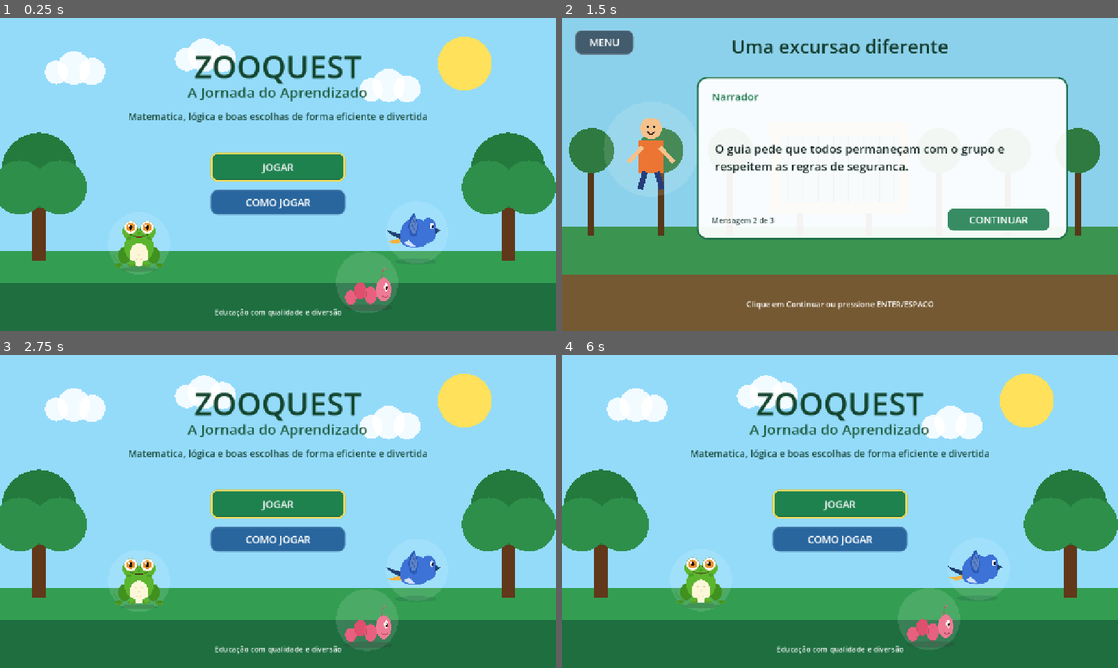
Above: before the commit, frames 1-4 (two rows, left to right).
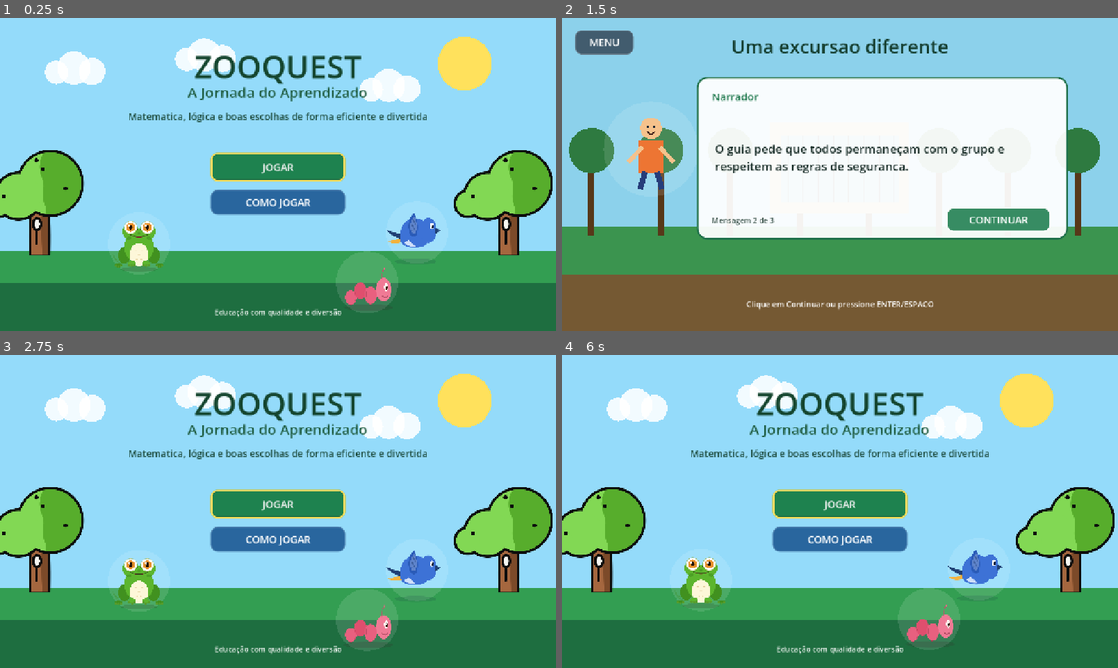
Above: after the commit, the same moments.

Repository: PedroZaupaUni/ZooQuest_Godot
Game: Godot game, scene res://core/main.tscn
Two runs of this game, one before a commit and one after it. Both use one fixed random seed, a clock stepped at 60 frames per second and the inputs below.
Inputs (mouse positions are in pixels of both pictures, inside the frame that each line leads up to):
- Up to frame 1 (0.25 s): no input
- Up to frame 2 (1.5 s): click "JOGAR" at 0.5 s; click "CONTINUAR" at 1.25 s
- Up to frame 3 (2.75 s): click "MENU" at 2 s
- Up to frame 4 (6 s): click "JOGAR" at 2.75 s; tap Enter (ui_accept) at 3.5, 3.77, 4.07, 4.52, 4.82 s; move the mouse to (962, 495) at 3.52 s; hold Right (ui_right) 3.53-4.28 s; tap 1 at 3.6 s; click (962, 495) at 3.67 s; move the mouse to (706, 533) at 4.27 s; hold Down (ui_down) 4.28-5.03 s; tap 2 at 4.35 s; click (706, 533) at 4.42 s; move the mouse to (840, 520) at 5.02 s; hold Right (ui_right) 5.03-5.75 s; tap 3 at 5.1 s; click (840, 520) at 5.17 s; click "MENU" at 5.75 s

The runs differ from the first frame. In frame 1, 8.3% of the frame differs, in the area x 0-100%, y 36-78%; in frame 2, nothing differs; in frame 3, 8.3%; in frame 4, 8.3%.

Commit message:
feat: integrate final gameplay polish and randomized answers

Diff:
--- /dev/null
+++ b/assets/icons/tree_icon.svg
@@ -0,0 +1,72 @@
+<svg xmlns="http://www.w3.org/2000/svg" viewBox="0 0 512 512" width="512" height="512">
+  <defs>
+    <!-- Silhueta da copa (uniao das 3 bolhas), usada pra "cortar" o sombreado
+         escuro sem vazar pra fora do contorno -->
+    <clipPath id="copaClip">
+      <circle cx="300" cy="185" r="122"/>
+      <circle cx="175" cy="235" r="87"/>
+      <circle cx="98" cy="265" r="47"/>
+    </clipPath>
+    <clipPath id="troncoClip">
+      <path d="M 226 466
+               C 224 402 224 320 232 258
+               C 236 230 244 212 258 200
+               C 272 212 280 230 284 258
+               C 292 320 292 402 290 466 Z"/>
+    </clipPath>
+  </defs>
+
+  <!-- ===================== TRONCO ===================== -->
+  <!-- contorno preto (mesma silhueta, levemente maior) -->
+  <path d="M 216 470
+           C 214 402 214 316 223 251
+           C 227 220 237 199 258 185
+           C 279 199 289 220 293 251
+           C 302 316 302 402 300 470 Z"
+        fill="#0c0c0c"/>
+  <!-- corpo marrom -->
+  <path d="M 226 466
+           C 224 402 224 320 232 258
+           C 236 230 244 212 258 200
+           C 272 212 280 230 284 258
+           C 292 320 292 402 290 466 Z"
+        fill="#a5673f"/>
+  <!-- sombreado mais escuro do lado direito -->
+  <path d="M 258 195 L 330 195 L 330 470 L 268 470 Z" fill="#7c4a29" clip-path="url(#troncoClip)"/>
+  <!-- veios / textura -->
+  <g stroke="#0c0c0c" stroke-width="9" stroke-linecap="round" fill="none" clip-path="url(#troncoClip)">
+    <path d="M 246 420 L 246 320"/>
+    <path d="M 250 260 L 252 232"/>
+  </g>
+  <!-- nozinho (oco) -->
+  <ellipse cx="248" cy="345" rx="15" ry="23" fill="#f7f7f2" stroke="#0c0c0c" stroke-width="10"/>
+
+  <!-- ===================== COPA ===================== -->
+  <!-- contorno preto: mesmas 3 bolhas, raio maior -->
+  <g fill="#0c0c0c">
+    <circle cx="300" cy="185" r="132"/>
+    <circle cx="175" cy="235" r="97"/>
+    <circle cx="98" cy="265" r="57"/>
+  </g>
+  <!-- preenchimento verde claro por cima, escondendo o contorno interno -->
+  <g fill="#82d854">
+    <circle cx="300" cy="185" r="122"/>
+    <circle cx="175" cy="235" r="87"/>
+    <circle cx="98" cy="265" r="47"/>
+  </g>
+  <!-- sombreado verde escuro, recortado pra nao vazar da silhueta -->
+  <path d="M 296 45
+           C 260 70 246 120 268 165
+           C 284 198 262 230 278 268
+           C 288 292 274 310 282 335
+           L 460 335 L 460 45 Z"
+        fill="#57ad2c" clip-path="url(#copaClip)"/>
+
+  <!-- pintinhas (textura de folhagem) -->
+  <g fill="#0c0c0c">
+    <circle cx="245" cy="95" r="9"/>
+    <circle cx="271" cy="130" r="7"/>
+    <circle cx="360" cy="205" r="8"/>
+    <circle cx="118" cy="235" r="8"/>
+  </g>
+</svg>
--- a/data/question_bank.gd
+++ b/data/question_bank.gd
@@ -28,7 +28,30 @@
     if not questions_by_phase.has(phase_id):
         push_error("Fase sem perguntas cadastradas: " + phase_id)
         return []
-    return questions_by_phase[phase_id].duplicate(true)
+    var questions: Array = questions_by_phase[phase_id].duplicate(true)
+    for question in questions:
+        shuffle_options(question)
+    return questions
+
+func shuffle_options(question: Dictionary) -> void:
+    var options: Array = question.get("options", [])
+    if options.size() <= 1:
+        return
+    var correct_index: int = int(question.get("correct_index", 0))
+    if correct_index < 0 or correct_index >= options.size():
+        push_error("Indice de resposta correta invalido durante embaralhamento.")
+        return
+    var order: Array = range(options.size())
+    order.shuffle()
+    var shuffled_options: Array = []
+    var new_correct_index := 0
+    for new_pos in range(order.size()):
+        var original_pos: int = order[new_pos]
+        shuffled_options.append(options[original_pos])
+        if original_pos == correct_index:
+            new_correct_index = new_pos
+    question["options"] = shuffled_options
+    question["correct_index"] = new_correct_index
 
 func is_ready_for_game() -> bool:
     return load_error.is_empty() and questions_by_phase.size() >= 3
--- a/minigames/worm/worm_minigame.gd
+++ b/minigames/worm/worm_minigame.gd
@@ -39,7 +39,7 @@
 func _build_world() -> void:
     hud = HUDScene.instantiate()
     add_child(hud)
-    hud.configure("Fase 3 - Minhoca das Escolhas", "Setas ou WASD movimentam | Encoste ou clique na fruta correta | 1, 2 e 3 selecionam")
+    hud.configure("Fase 3 - Minhoca das Escolhas", "Setas ou WASD movimentam | mova o mouse para andar | Encoste ou clique na fruta correta | 1, 2 e 3 selecionam")
     hud.menu_requested.connect(_on_menu_requested)
 
     player = WormPlayer.new()
--- /dev/null
+++ b/tests/question_shuffle_test.gd
@@ -0,0 +1,45 @@
+extends Node
+
+func _ready() -> void:
+    call_deferred("_run_test")
+
+func _fail(message: String) -> void:
+    push_error(message)
+    print("ZOOQUEST_QUESTION_SHUFFLE_TEST=FAIL")
+    print("ZOOQUEST_QUESTION_SHUFFLE_TEARDOWN=PASS")
+    get_tree().quit(1)
+
+func _run_test() -> void:
+    var expected_sorted: Array = ["A", "B", "C"]
+    expected_sorted.sort()
+
+    for _iteration in range(64):
+        var question := {
+            "options": ["A", "B", "C"],
+            "correct_index": 1,
+        }
+        QuestionBank.shuffle_options(question)
+
+        var options: Array = question["options"]
+        if options.size() != 3:
+            _fail("Shuffle alterou a quantidade de alternativas.")
+            return
+
+        var sorted_options: Array = options.duplicate(true)
+        sorted_options.sort()
+        if sorted_options != expected_sorted:
+            _fail("Shuffle alterou o conjunto de alternativas.")
+            return
+
+        var correct_index: int = int(question["correct_index"])
+        if correct_index < 0 or correct_index >= options.size():
+            _fail("Shuffle produziu correct_index fora dos limites.")
+            return
+
+        if options[correct_index] != "B":
+            _fail("Shuffle perdeu a associacao com a resposta correta.")
+            return
+
+    print("ZOOQUEST_QUESTION_SHUFFLE_TEST=PASS")
+    print("ZOOQUEST_QUESTION_SHUFFLE_TEARDOWN=PASS")
+    get_tree().quit(0)
--- /dev/null
+++ b/tests/question_shuffle_test.tscn
@@ -0,0 +1,6 @@
+[gd_scene load_steps=2 format=3]
+
+[ext_resource path="res://tests/question_shuffle_test.gd" type="Script" id="1"]
+
+[node name="QuestionShuffleTest" type="Node"]
+script = ExtResource("1")
--- a/ui/main_menu.gd
+++ b/ui/main_menu.gd
@@ -4,112 +4,116 @@
 
 const UI := preload("res://shared/ui_helpers.gd")
 const Portrait := preload("res://ui/character_portrait.gd")
+const TREE_TEXTURE := preload("res://assets/icons/tree_icon.svg")
+const TREE_SIZE := Vector2(300, 300)
 
 var instructions_panel: Panel
 
 func _ready() -> void:
-	set_process(false)
-	_build_interface()
-	queue_redraw()
+    set_process(false)
+    _build_interface()
+    queue_redraw()
 
 func _draw() -> void:
-	draw_rect(Rect2(Vector2.ZERO, Vector2(1280, 720)), Color(0.58, 0.86, 0.98))
-	draw_circle(Vector2(1070, 105), 62, Color(1.0, 0.88, 0.36))
-	for cloud in [Vector2(170, 115), Vector2(470, 85), Vector2(895, 155)]:
-		draw_circle(cloud, 38, Color(1, 1, 1, 0.88))
-		draw_circle(cloud + Vector2(42, 8), 31, Color(1, 1, 1, 0.88))
-		draw_circle(cloud + Vector2(-40, 10), 27, Color(1, 1, 1, 0.88))
-	draw_rect(Rect2(0, 535, 1280, 185), Color(0.20, 0.62, 0.32))
-	draw_rect(Rect2(0, 610, 1280, 110), Color(0.12, 0.43, 0.25))
-	for x in [90, 1170]:
-		draw_rect(Rect2(x - 16, 380, 32, 180), Color(0.38, 0.22, 0.10))
-		draw_circle(Vector2(x, 350), 86, Color(0.14, 0.48, 0.24))
-		draw_circle(Vector2(x - 45, 390), 62, Color(0.18, 0.56, 0.29))
-		draw_circle(Vector2(x + 48, 390), 62, Color(0.18, 0.56, 0.29))
+    draw_rect(Rect2(Vector2.ZERO, Vector2(1280, 720)), Color(0.58, 0.86, 0.98))
+    draw_circle(Vector2(1070, 105), 62, Color(1.0, 0.88, 0.36))
+    for cloud in [Vector2(170, 115), Vector2(470, 85), Vector2(895, 155)]:
+        draw_circle(cloud, 38, Color(1, 1, 1, 0.88))
+        draw_circle(cloud + Vector2(42, 8), 31, Color(1, 1, 1, 0.88))
+        draw_circle(cloud + Vector2(-40, 10), 27, Color(1, 1, 1, 0.88))
+    draw_rect(Rect2(0, 535, 1280, 185), Color(0.20, 0.62, 0.32))
+    draw_rect(Rect2(0, 610, 1280, 110), Color(0.12, 0.43, 0.25))
+    for x in [90, 1170]:
+        _draw_tree(x)
+
+func _draw_tree(x: float) -> void:
+    var ground_y := 572.0
+    var rect := Rect2(Vector2(x - TREE_SIZE.x * 0.5, ground_y - TREE_SIZE.y), TREE_SIZE)
+    draw_texture_rect(TREE_TEXTURE, rect, false)
 
 func _build_interface() -> void:
-	var title := UI.make_label("ZOOQUEST", 72, Color(0.08, 0.27, 0.18))
-	title.position = Vector2(240, 62)
-	title.size = Vector2(800, 90)
-	add_child(title)
+    var title := UI.make_label("ZOOQUEST", 72, Color(0.08, 0.27, 0.18))
+    title.position = Vector2(240, 62)
+    title.size = Vector2(800, 90)
+    add_child(title)
 
-	var subtitle := UI.make_label("A Jornada do Aprendizado", 33, Color(0.12, 0.36, 0.25))
-	subtitle.position = Vector2(250, 145)
-	subtitle.size = Vector2(780, 50)
-	add_child(subtitle)
+    var subtitle := UI.make_label("A Jornada do Aprendizado", 33, Color(0.12, 0.36, 0.25))
+    subtitle.position = Vector2(250, 145)
+    subtitle.size = Vector2(780, 50)
+    add_child(subtitle)
 
-	var tagline := UI.make_label("Matematica, lógica e boas escolhas de forma eficiente e divertida", 22, Color(0.10, 0.28, 0.22))
-	tagline.position = Vector2(250, 198)
-	tagline.size = Vector2(780, 58)
-	add_child(tagline)
+    var tagline := UI.make_label("Matematica, lógica e boas escolhas de forma eficiente e divertida", 22, Color(0.10, 0.28, 0.22))
+    tagline.position = Vector2(250, 198)
+    tagline.size = Vector2(780, 58)
+    add_child(tagline)
 
-	var play_button := UI.make_button("JOGAR", Vector2(310, 66), Color(0.12, 0.51, 0.31))
-	play_button.position = Vector2(485, 310)
-	play_button.pressed.connect(_on_play_pressed)
-	add_child(play_button)
-	play_button.grab_focus()
+    var play_button := UI.make_button("JOGAR", Vector2(310, 66), Color(0.12, 0.51, 0.31))
+    play_button.position = Vector2(485, 310)
+    play_button.pressed.connect(_on_play_pressed)
+    add_child(play_button)
+    play_button.grab_focus()
 
-	var instructions_button := UI.make_button("COMO JOGAR", Vector2(310, 58), Color(0.16, 0.40, 0.62))
-	instructions_button.position = Vector2(485, 395)
-	instructions_button.pressed.connect(_show_instructions)
-	add_child(instructions_button)
+    var instructions_button := UI.make_button("COMO JOGAR", Vector2(310, 58), Color(0.16, 0.40, 0.62))
+    instructions_button.position = Vector2(485, 395)
+    instructions_button.pressed.connect(_show_instructions)
+    add_child(instructions_button)
 
-	var footer := UI.make_label("Educação com qualidade e diversão", 17, Color(1, 1, 1, 0.94))
-	footer.position = Vector2(245, 658)
-	footer.size = Vector2(790, 36)
-	add_child(footer)
+    var footer := UI.make_label("Educação com qualidade e diversão", 17, Color(1, 1, 1, 0.94))
+    footer.position = Vector2(245, 658)
+    footer.size = Vector2(790, 36)
+    add_child(footer)
 
-	_add_portrait("frog", Vector2(235, 430), Color(0.35, 0.76, 0.29))
-	_add_portrait("bird", Vector2(875, 405), Color(0.20, 0.55, 0.88))
-	_add_portrait("worm", Vector2(760, 520), Color(0.86, 0.35, 0.39))
+    _add_portrait("frog", Vector2(235, 430), Color(0.35, 0.76, 0.29))
+    _add_portrait("bird", Vector2(875, 405), Color(0.20, 0.55, 0.88))
+    _add_portrait("worm", Vector2(760, 520), Color(0.86, 0.35, 0.39))
 
 func _add_portrait(form: String, portrait_position: Vector2, color: Color) -> void:
-	var portrait = Portrait.new()
-	portrait.position = portrait_position
-	portrait.size = Vector2(170, 170)
-	portrait.configure(form, color, true)
-	portrait.mouse_filter = Control.MOUSE_FILTER_IGNORE
-	add_child(portrait)
+    var portrait = Portrait.new()
+    portrait.position = portrait_position
+    portrait.size = Vector2(170, 170)
+    portrait.configure(form, color, true)
+    portrait.mouse_filter = Control.MOUSE_FILTER_IGNORE
+    add_child(portrait)
 
 func _on_play_pressed() -> void:
-	start_requested.emit()
+    start_requested.emit()
 
 func _show_instructions() -> void:
-	AudioManager.play_sfx("click")
-	if instructions_panel != null and is_instance_valid(instructions_panel):
-		return
-	instructions_panel = Panel.new()
-	instructions_panel.position = Vector2(250, 120)
-	instructions_panel.size = Vector2(780, 500)
-	instructions_panel.add_theme_stylebox_override("panel", UI.make_panel_style(Color(0.04, 0.14, 0.12, 0.97), Color(0.97, 0.82, 0.30), 24, 4))
-	add_child(instructions_panel)
+    AudioManager.play_sfx("click")
+    if instructions_panel != null and is_instance_valid(instructions_panel):
+        return
+    instructions_panel = Panel.new()
+    instructions_panel.position = Vector2(250, 120)
+    instructions_panel.size = Vector2(780, 500)
+    instructions_panel.add_theme_stylebox_override("panel", UI.make_panel_style(Color(0.04, 0.14, 0.12, 0.97), Color(0.97, 0.82, 0.30), 24, 4))
+    add_child(instructions_panel)
 
-	var heading := UI.make_label("Como jogar", 38, Color(1.0, 0.87, 0.35))
-	heading.position = Vector2(60, 28)
-	heading.size = Vector2(660, 54)
-	instructions_panel.add_child(heading)
+    var heading := UI.make_label("Como jogar", 38, Color(1.0, 0.87, 0.35))
+    heading.position = Vector2(60, 28)
+    heading.size = Vector2(660, 54)
+    instructions_panel.add_child(heading)
 
-	var body := UI.make_label(
-		"Sapo: use esquerda/direita para escolher uma vitoria-regia e ESPACO para pular.\n\n" +
-		"Passaro: use cima/baixo ou mova o mouse para escolher uma passagem antes de chegar ao obstaculo.\n\n" +
-		"Minhoca: use as setas/WASD ou mova o mouse e encoste na fruta-resposta correta.\n\n" +
-		"Em todas as fases, as teclas 1, 2 e 3 tambem selecionam alternativas.",
-		22,
-		Color.WHITE
-	)
-	body.position = Vector2(70, 90)
-	body.size = Vector2(640, 300)
-	body.horizontal_alignment = HORIZONTAL_ALIGNMENT_LEFT
-	instructions_panel.add_child(body)
+    var body := UI.make_label(
+        "Sapo: use esquerda/direita para escolher uma vitoria-regia e ESPACO para pular.\n\n" +
+        "Passaro: use cima/baixo ou mova o mouse para escolher uma passagem antes de chegar ao obstaculo.\n\n" +
+        "Minhoca: use as setas/WASD ou mova o mouse e encoste na fruta-resposta correta.\n\n" +
+        "Em todas as fases, as teclas 1, 2 e 3 tambem selecionam alternativas.",
+        22,
+        Color.WHITE
+    )
+    body.position = Vector2(70, 90)
+    body.size = Vector2(640, 300)
+    body.horizontal_alignment = HORIZONTAL_ALIGNMENT_LEFT
+    instructions_panel.add_child(body)
 
-	var close_button := UI.make_button("ENTENDI", Vector2(220, 55), Color(0.12, 0.51, 0.31))
-	close_button.position = Vector2(280, 408)
-	close_button.pressed.connect(_close_instructions)
-	instructions_panel.add_child(close_button)
-	close_button.grab_focus()
+    var close_button := UI.make_button("ENTENDI", Vector2(220, 55), Color(0.12, 0.51, 0.31))
+    close_button.position = Vector2(280, 408)
+    close_button.pressed.connect(_close_instructions)
+    instructions_panel.add_child(close_button)
+    close_button.grab_focus()
 
 func _close_instructions() -> void:
-	AudioManager.play_sfx("click")
-	if instructions_panel != null:
-		instructions_panel.queue_free()
-		instructions_panel = null
+    AudioManager.play_sfx("click")
+    if instructions_panel != null:
+        instructions_panel.queue_free()
+        instructions_panel = null
Not shown, added: assets/icons/tree_icon.svg.import
Not shown, changed: docs/QUALIDADE_E_TESTES.md
Not shown, changed: docs/STATUS_DO_PROJETO.md
Not shown, changed: scripts/run_godot_smoke.sh
